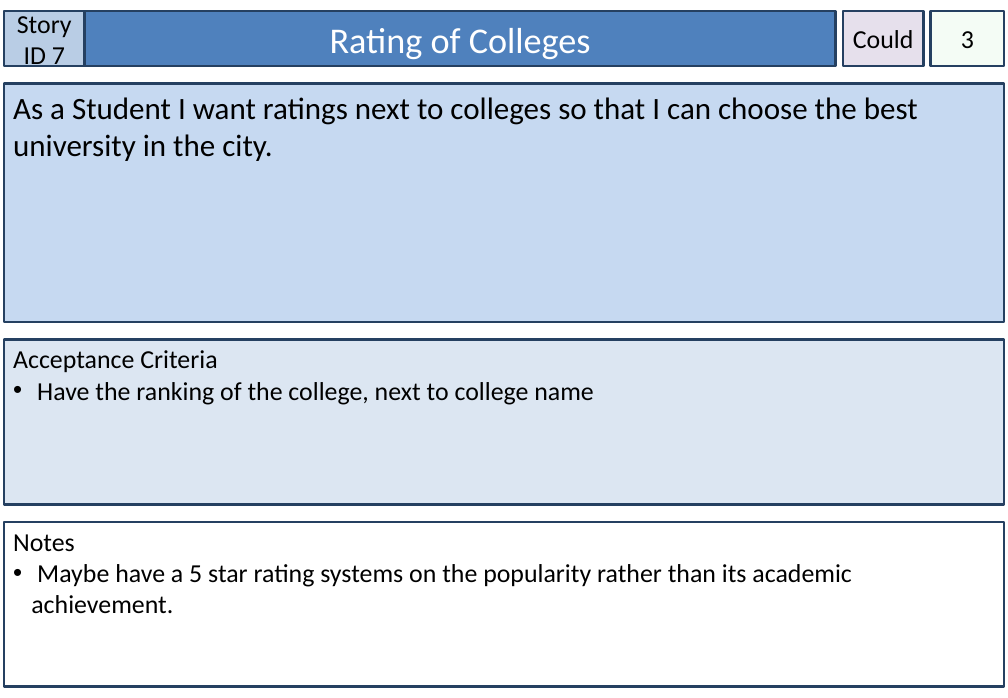
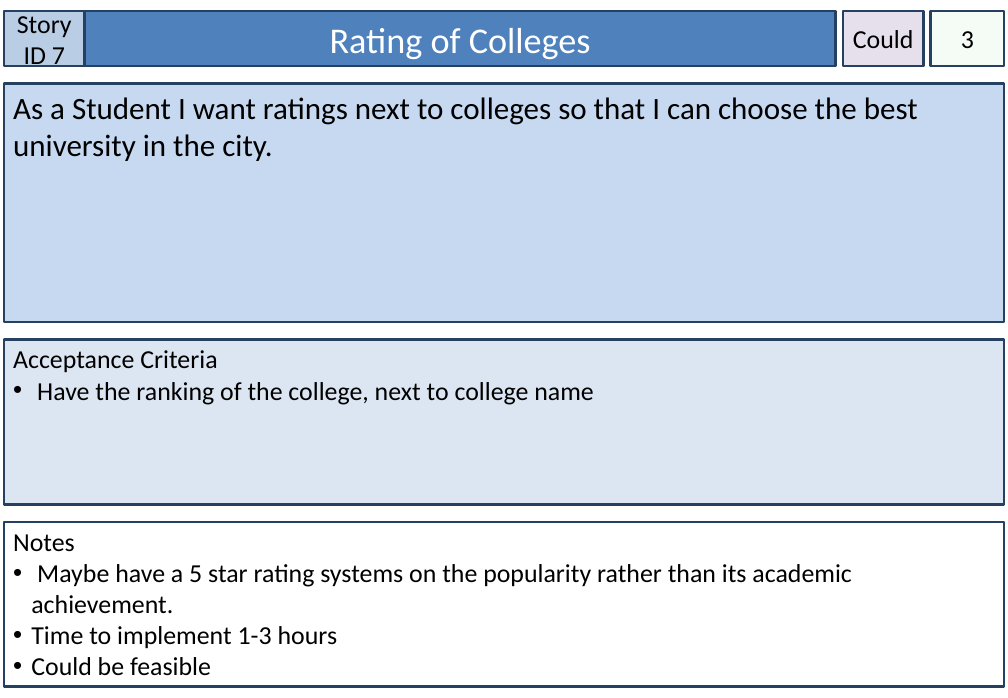
Before and after one commit to amckellar28/I-am-the-Scrub-Master, a slide deck: slide 8 of User Stories.pptx. Drawn at 1008x698 pixels with LibreOffice and Linux fonts; fonts in the diff are those of the drawing. Boxes give left, top, right and bottom in pixels: in the first picture for what was removed or moved away, otherwise in the second. Text is boxed around its words. In the diff, an @@ line names an element or a change of style, - is before the commit and + after.

```diff
--- a/User Stories.pptx
+++ b/User Stories.pptx
@@ text in rectangle at bbox=[31, 626, 338, 676]: paragraphs added @@
+• Time to implement 1-3 hours
+• Could be feasible
```
Also in this commit, not shown: 7 other slides changed.
